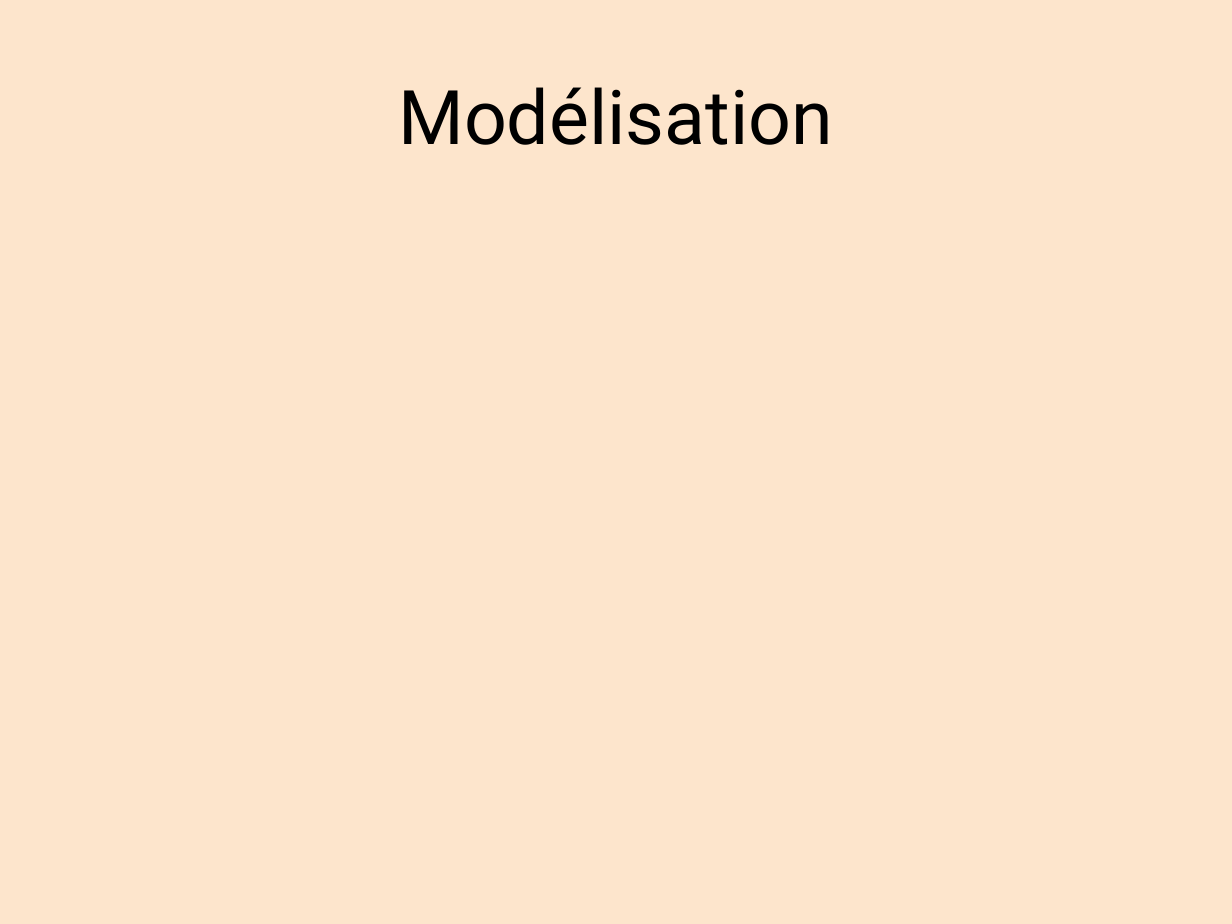
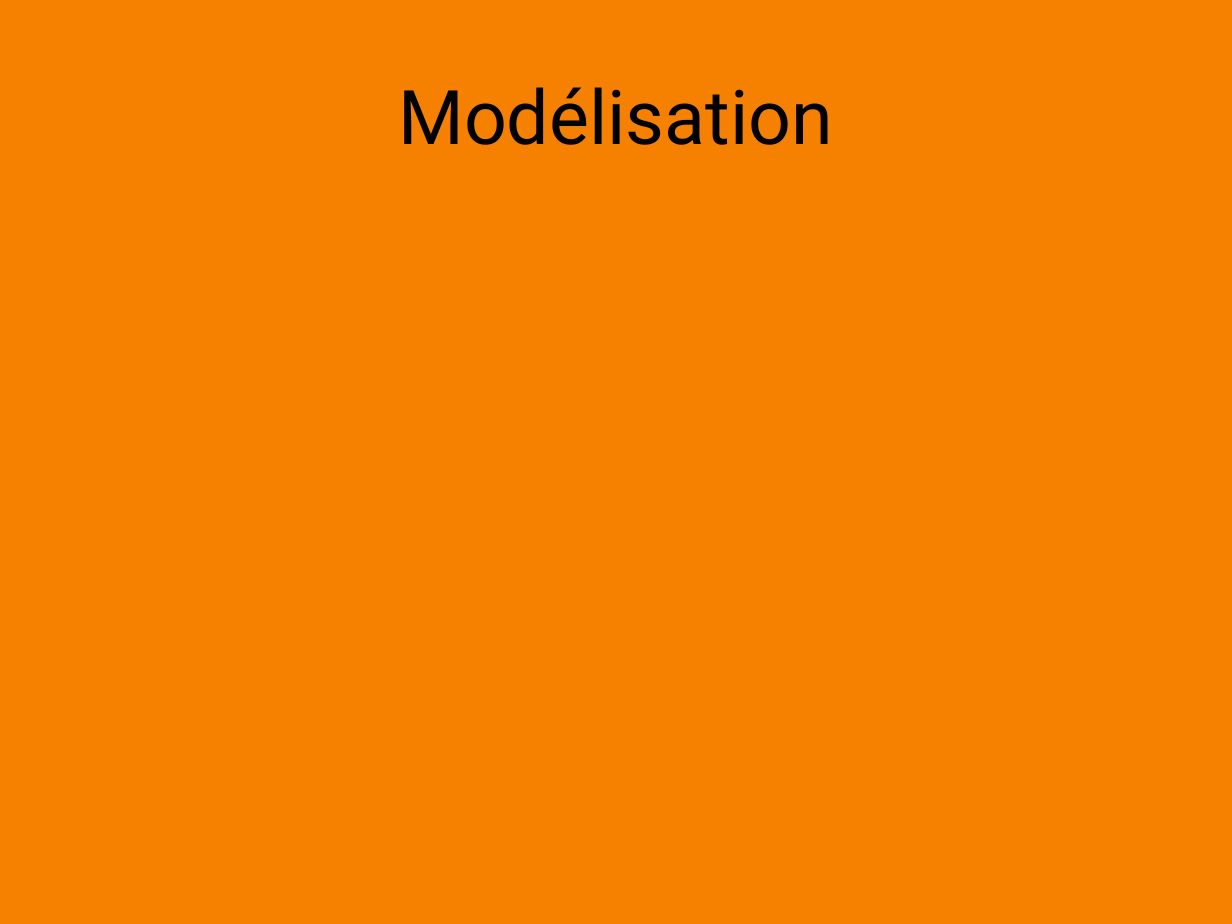
Before and after one commit to sylzys/cesi_komodo, a slide deck: slide 20 of AUTRES/DOC/Projet Plast’Prod.pptx (slide 19 before the commit). Drawn at 1232x924 pixels with LibreOffice and Linux fonts; fonts in the diff are those of the drawing. Boxes give left, top, right and bottom in pixels: in the first picture for what was removed or moved away, otherwise in the second. Text is boxed around its words. In the diff, an @@ line names an element or a change of style, - is before the commit and + after.

```diff
--- a/AUTRES/DOC/Projet Plast’Prod.pptx
+++ b/AUTRES/DOC/Projet Plast’Prod.pptx
@@ background #F68100 at 20% opacity to #F68100 @@
```
Also in this commit, not shown: 19 other slides changed, 4 slides added, 3 slides removed.
